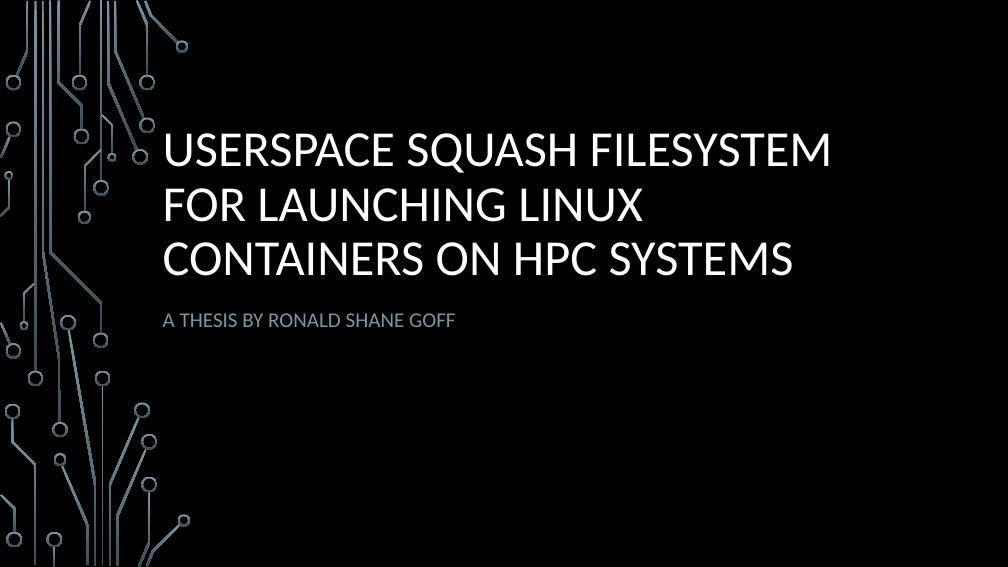
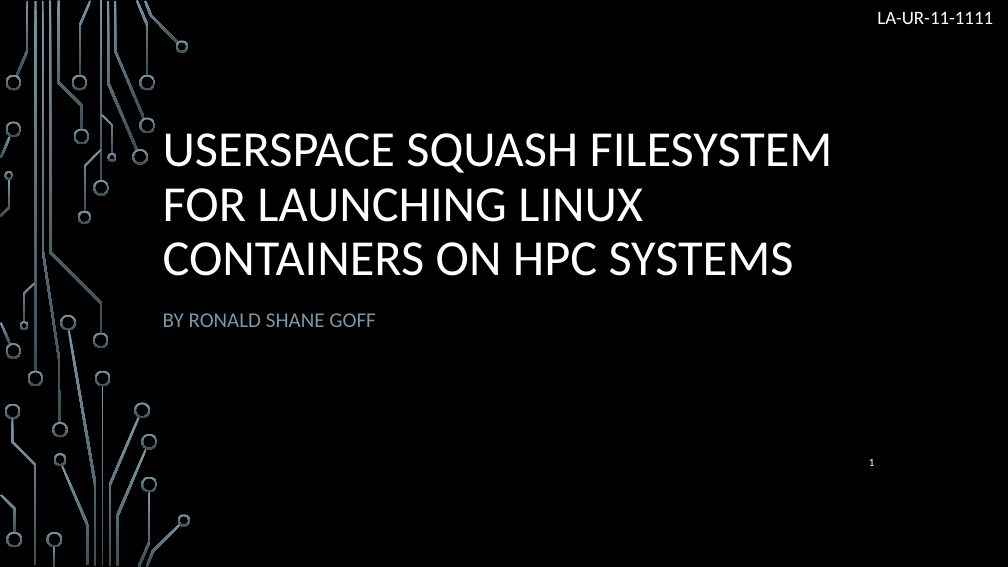
Before and after one commit to Brofessional/thesis-v2, a slide deck: slide 1 of presentation.pptx. Drawn at 1008x567 pixels with LibreOffice and Linux fonts; fonts in the diff are those of the drawing; background and template pictures are left out. Boxes give left, top, right and bottom in pixels: in the first picture for what was removed or moved away, otherwise in the second. Text is boxed around its words. In the diff, an @@ line names an element or a change of style, - is before the commit and + after.

```diff
--- a/presentation.pptx
+++ b/presentation.pptx
@@ text added at (x1=877, y1=11, x2=993, y2=24), 18 pt, text #FFFFFF @@
+LA-UR-11-1111
@@ subtitle at (x1=163, y1=313, x2=375, y2=327): text changed @@
-A THESIS BY RONALD SHANE GOFF
+BY RONALD SHANE GOFF
@@ page number added at (x1=869, y1=459, x2=875, y2=466), 10.5 pt, text #FFFFFF @@
+1
```
Also in this commit, not shown: 31 other slides changed, 4 other files.
